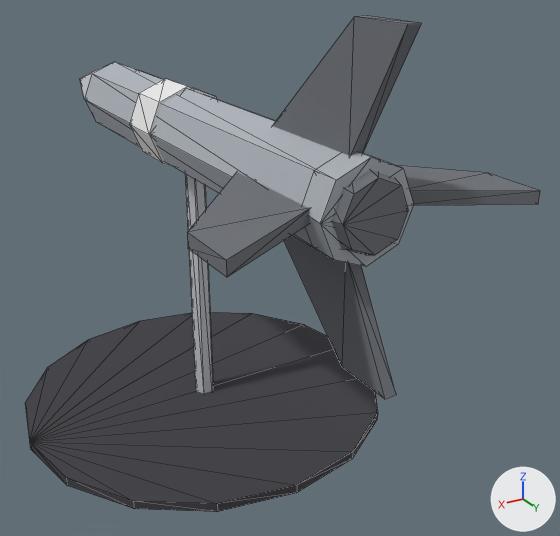
The glTF model csharp/Unciv.Godot/Packs/units/models/unit/Guided Missile.glb, before and after one commit.
Rendered twice from a 50 mm lens placed at (0.354, 0.776, 0.54), pointed at (-0.077, 0.057, 0.18). Every picture has the same lights, and +X, +Y and +Z are marked at lower right. The picture after the commit comes second. Mesh edges are drawn as thin lines. Vertices at exactly the same position are counted once.

Script lines for the objects in view, before the commit:
```python
mat_dark = principled_material('Dark')
mat_dark.base_color = (0.16, 0.17, 0.19)  # grey #6f7379
mat_dark.roughness = 1.0
mat_grey = principled_material('Grey')
mat_grey.base_color = (0.42, 0.45, 0.49)  # grey #adb3ba
mat_grey.roughness = 1.0
mat_steel = principled_material('Steel')
mat_steel.base_color = (0.58, 0.6, 0.64)  # light grey #c8cbd1
mat_steel.roughness = 1.0
me_body = bpy.data.meshes.new('Body')
me_body.from_pydata(...)  # 125 vertices, 220 faces; spans x -0.22..0.22, y -0.4..0.36, z 0.0..0.485
# faces by material slot: [28, 76, 28, 60, 28]
me_body.materials.append(mat_teamcolor)  # white #e7e7e7
me_body.materials.append(mat_dark)  # grey #6f7379
me_body.materials.append(mat_grey)  # grey #adb3ba
me_body.materials.append(mat_shadow)  # dark grey #3f3f45
me_body.materials.append(mat_steel)  # light grey #c8cbd1
ob_body = bpy.data.objects.new('Body', me_body)
ob_body.location = (0.0, 0.0, 0.0)
```
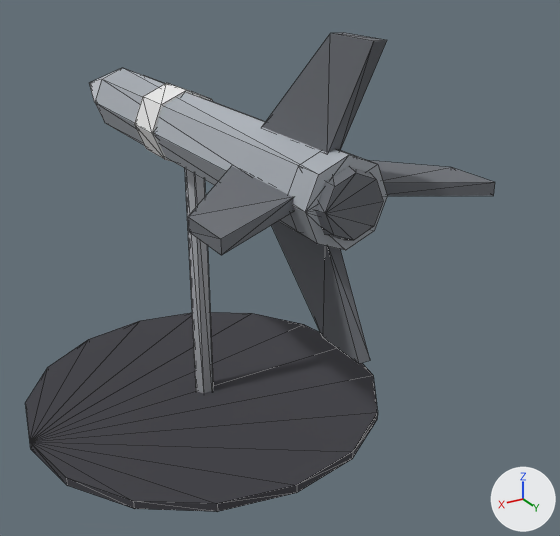
Location of each change, (x1, y1, x2, y2) in pixels of the pictures (560 x 536 px; the box of a moved part takes in the faces that stretch with it):
'Body', reshaped (9% narrower)
    before: (26, 16, 540, 512)
    after: (26, 33, 495, 512)
part 1 of me_body, moved or reshaped
    before: (129, 78, 216, 166)
    after: (134, 83, 213, 162)
part 2 of me_body, moved or reshaped
    before: (273, 16, 422, 156)
    after: (262, 33, 387, 153)
part 3 of me_body, moved or reshaped
    before: (396, 165, 540, 205)
    after: (368, 160, 495, 196)
part 4 of me_body, moved or reshaped
    before: (284, 235, 396, 399)
    after: (271, 221, 370, 364)
part 5 of me_body, moved or reshaped
    before: (187, 172, 310, 277)
    after: (188, 166, 294, 255)
part 6 of me_body, moved or reshaped
    before: (332, 170, 408, 255)
    after: (315, 166, 383, 240)
part 7 of me_body, moved or reshaped
    before: (80, 62, 413, 267)
    after: (90, 68, 387, 250)

The change, as a list of edits to the scene's bpy script:
```text
Change mat_dark:
    where n0 = _N.new('ShaderNodeBsdfPrincipled'); n0.name = 'Principled BSDF'
    remove n0.inputs[0].default_value = (0.16, 0.17, 0.19, 1.0)  # 'Base Color', grey #6f7379
    add n2 = _N.new('ShaderNodeMix'); n2.name = 'Mix'
    add n2.data_type = 'RGBA'
    add n2.blend_type = 'MULTIPLY'
    add n2.inputs[0].default_value = 1.0  # 'Factor'
    add n2.inputs[7].default_value = (0.16, 0.17, 0.19, 1.0)  # 'B', grey #6f7379
    add n3 = _N.new('ShaderNodeVertexColor'); n3.name = 'Color Attribute'
    add _L.new(n2.outputs[2], n0.inputs[0])  # 'Result' to 'Base Color'
    add _L.new(n3.outputs[0], n2.inputs[6])  # 'Color' to 'A'
Change mat_grey:
    where n0 = _N.new('ShaderNodeBsdfPrincipled'); n0.name = 'Principled BSDF'
    remove n0.inputs[0].default_value = (0.42, 0.45, 0.49, 1.0)  # 'Base Color', grey #adb3ba
    add n2 = _N.new('ShaderNodeMix'); n2.name = 'Mix'
    add n2.data_type = 'RGBA'
    add n2.blend_type = 'MULTIPLY'
    add n2.inputs[0].default_value = 1.0  # 'Factor'
    add n2.inputs[7].default_value = (0.42, 0.45, 0.49, 1.0)  # 'B', grey #adb3ba
    add n3 = _N.new('ShaderNodeVertexColor'); n3.name = 'Color Attribute'
    add _L.new(n2.outputs[2], n0.inputs[0])  # 'Result' to 'Base Color'
    add _L.new(n3.outputs[0], n2.inputs[6])  # 'Color' to 'A'
Change mat_steel:
    where n0 = _N.new('ShaderNodeBsdfPrincipled'); n0.name = 'Principled BSDF'
    remove n0.inputs[0].default_value = (0.58, 0.6, 0.64, 1.0)  # 'Base Color', light grey #c8cbd1
    add n2 = _N.new('ShaderNodeMix'); n2.name = 'Mix'
    add n2.data_type = 'RGBA'
    add n2.blend_type = 'MULTIPLY'
    add n2.inputs[0].default_value = 1.0  # 'Factor'
    add n2.inputs[7].default_value = (0.58, 0.6, 0.64, 1.0)  # 'B', light grey #c8cbd1
    add n3 = _N.new('ShaderNodeVertexColor'); n3.name = 'Color Attribute'
    add _L.new(n2.outputs[2], n0.inputs[0])  # 'Result' to 'Base Color'
    add _L.new(n3.outputs[0], n2.inputs[6])  # 'Color' to 'A'
Change me_body:
    used by ob_body; location = (0.0, 0.0, 0.0)
    remove me_body.from_pydata(...)  # 125 vertices, 220 faces; spans x -0.22..0.22, y -0.4..0.36, z 0.0..0.485
    add me_body.from_pydata(...)  # 125 vertices, 220 faces; spans x -0.22..0.22, y -0.356..0.324, z 0.0..0.47
    me_body part 1: the loose piece of 16 vertices spanning x -0.048..0.048, y -0.07..-0.01, z 0.292..0.388 is scaled about its middle by 0.9
    me_body part 2: the loose piece of 8 vertices spanning x -0.006..0.006, y 0.18..0.36, z 0.38..0.485 is scaled about its middle by (1, 0.9, 0.9), then moved by (0.0, -0.027, -0.009)
    me_body part 3: the loose piece of 8 vertices spanning x -0.145..-0.041, y 0.18..0.36, z 0.334..0.346 is scaled about the mesh origin by (0.9, 0.9, 1)
    me_body part 4: the loose piece of 8 vertices spanning x -0.006..0.006, y 0.18..0.36, z 0.195..0.299 is scaled about its middle by (1, 0.9, 0.9), then moved by (0.0, -0.027, 0.009)
    me_body part 5: the loose piece of 8 vertices spanning x 0.041..0.145, y 0.18..0.36, z 0.334..0.346 is scaled about the mesh origin by (0.9, 0.9, 1)
    me_body part 6: the loose piece of 16 vertices spanning x -0.045..0.045, y 0.29..0.33, z 0.295..0.385 is scaled about its middle by (0.9, 1, 0.9), then moved by (0.0, -0.028, 0.0)
    me_body part 7: the loose piece of 17 vertices spanning x -0.045..0.045, y -0.4..0.32, z 0.295..0.385 is scaled about its middle by 0.9, then moved by (0.0, 0.008, 0.0)
    me_body part 8: vertex colours changed
```
